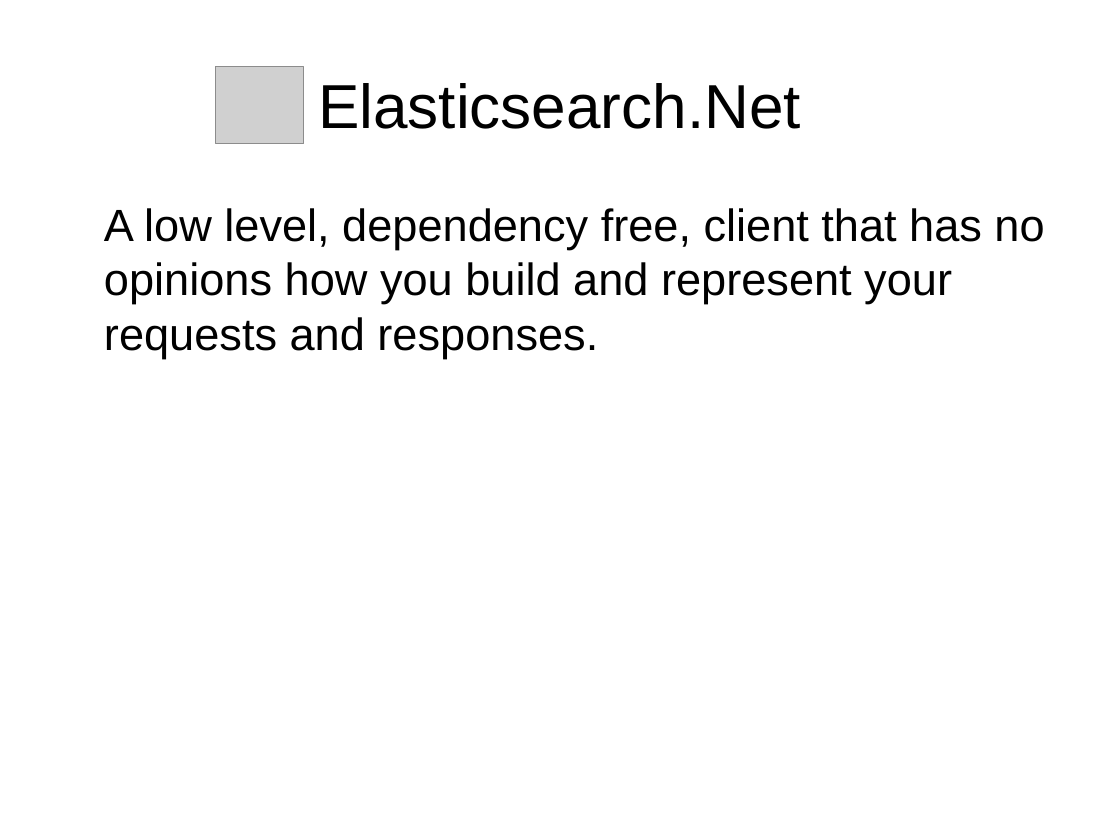
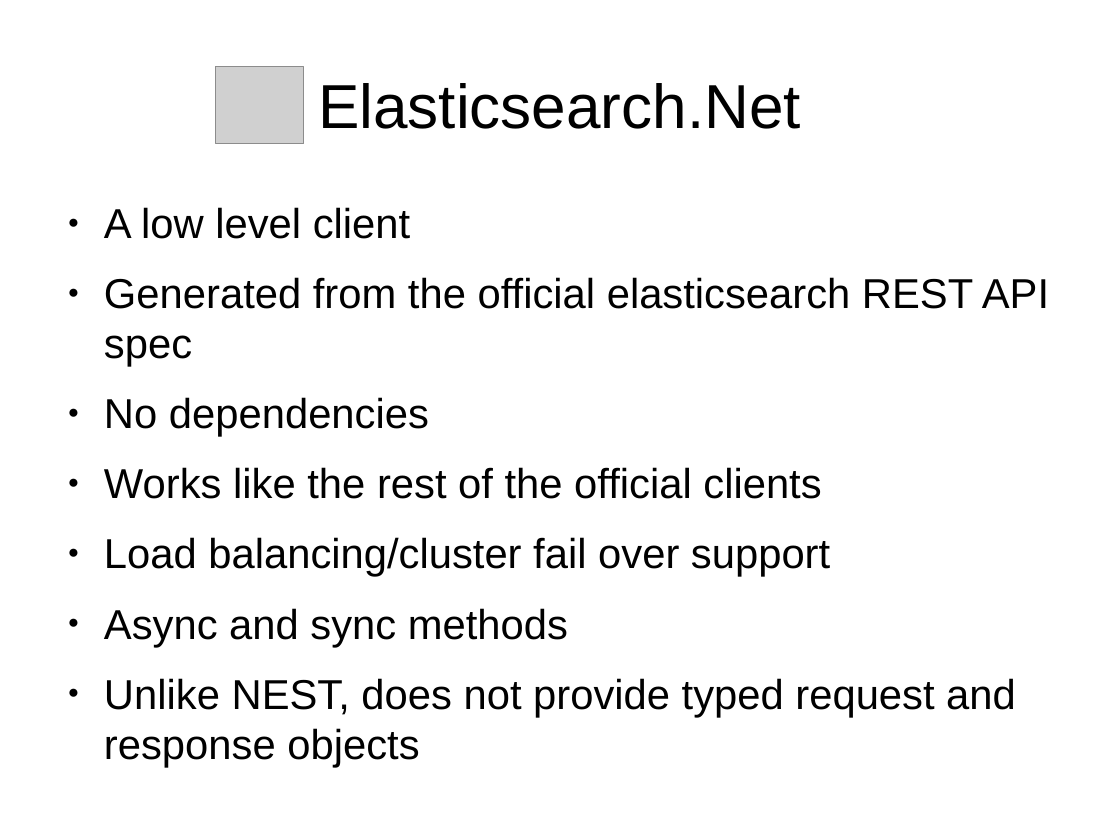
Before and after one commit to alexnec/seminarElastic, a slide deck: slide 4 of elasticsearchnet.odp. Drawn at 1120x840 pixels with LibreOffice and Linux fonts; fonts in the diff are those of the drawing; grey boxes stand for pictures. Boxes give left, top, right and bottom in pixels: in the first picture for what was removed or moved away, otherwise in the second. Text is boxed around its words. In the diff, an @@ line names an element or a change of style, - is before the commit and + after.

```diff
--- a/elasticsearchnet.odp
+++ b/elasticsearchnet.odp
@@ text at bbox=[104, 207, 1049, 768]: text changed; size 32 to 29.6 pt @@
-A low level, dependency free, client that has no opinions how you build and represent your requests and responses.
+● A low level client
+● Generated from the official elasticsearch REST API spec
+● No dependencies
+● Works like the rest of the official clients
+● Load balancing/cluster fail over support
+● Async and sync methods
+● Unlike NEST, does not provide typed request and response objects
```
Also in this commit, not shown: 1 other slide changed, 1 other file.
